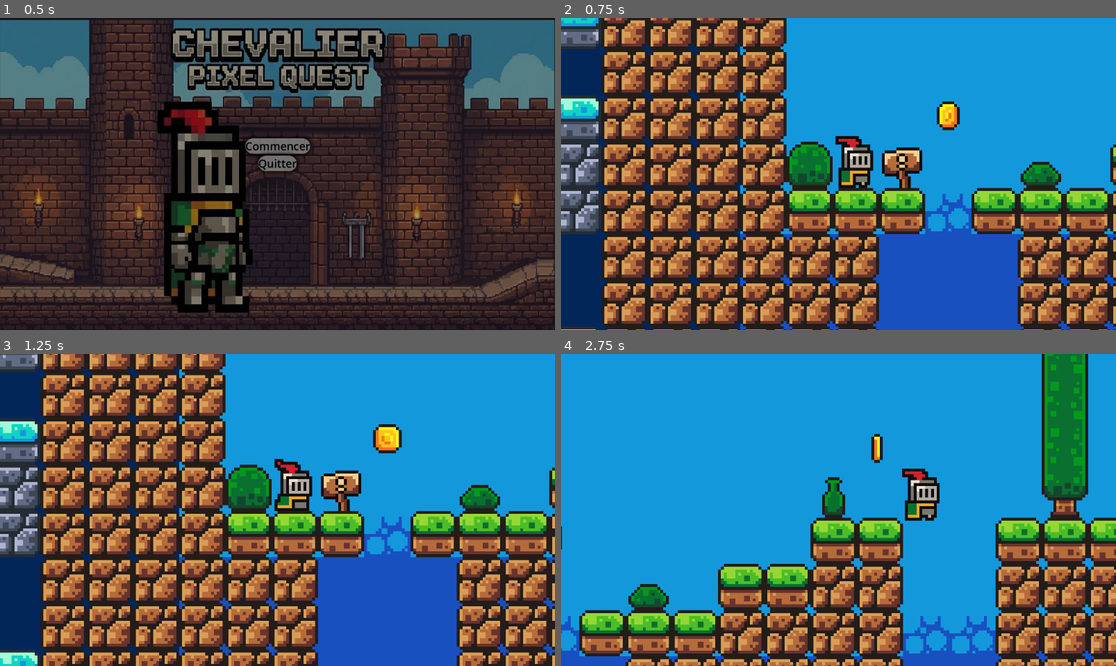
Above: before the commit, frames 1-4 (two rows, left to right).
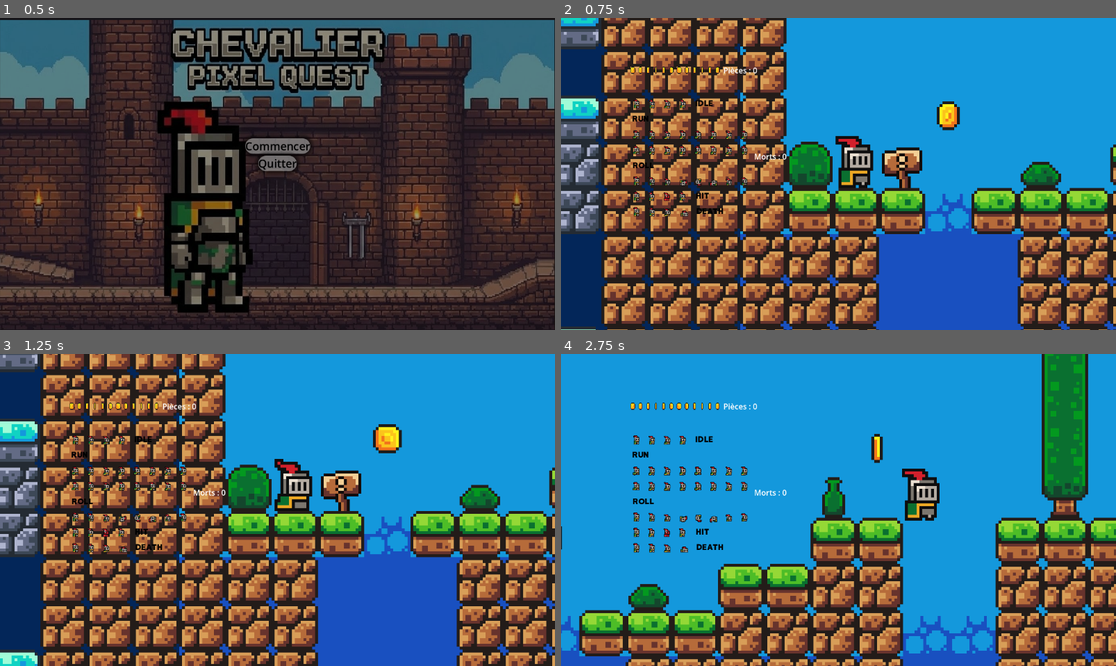
Above: after the commit, the same moments.

Repository: ElChavo00/Plante-Salmreon_Alexandre_TP_2
Game: Godot game, scene res://scenes/menu.tscn
Same seed, same stepped clock (60 frames per second), same inputs: the game is played once before the commit and once after it. Sound files missing from this copy of the repository are replaced by a short silence.
Inputs:
- Up to frame 1 (0.5 s): no input
- Up to frame 2 (0.75 s): click "Commencer" at 0.5 s
- Up to frame 3 (1.25 s): no input
- Up to frame 4 (2.75 s): tap Enter (ui_accept) at 1.25, 1.35, 1.52, 1.82, 2.1, 2.27, 2.57 s; hold Right (ui_right) from 1.28 s (still down)

Frame 1 is identical in both runs. In frame 2, 1.4% of the frame differs, in the area x 12-41%, y 15-64%; in frame 3, 1.3%; in frame 4, 1.6%.
Error before the commit: Parse Error: Identifier "GameManager" not declared in the current scope. (res://scenes/killzone.gd:8)

Commit message:
Refactor game mechanics and HUD updates for score and death tracking

Diff:
--- a/pause.gd
+++ b/pause.gd
@@ -6,16 +6,16 @@
 var gravity = ProjectSettings.get_setting("physics/2d/default_gravity")
 
 @onready var animated_sprite_2d: AnimatedSprite2D = $AnimatedSprite2D
-@onready var jump_sound = $JumpSound  # <--- AJOUT : On récupère le nœud de son
+@onready var jump_sound = $JumpSound
 
 func _physics_process(delta):
 	if not is_on_floor():
 		velocity.y += gravity * delta
 
-	# C'est ici que le saut se déclenche
+
 	if Input.is_action_just_pressed("ui_accept") and is_on_floor():
 		velocity.y = JUMP_VELOCITY
-		jump_sound.play()  # <--- AJOUT : On joue le son !
+		jump_sound.play()
 
 	var direction = Input.get_axis("ui_left", "ui_right")
 
--- a/project.godot
+++ b/project.godot
@@ -18,6 +18,7 @@
 [autoload]
 
 Musique="*res://scenes/musique.tscn"
+GameManager="*res://scripts/game_manager.gd"
 
 [global_group]
 
--- a/scenes/hud.gd
+++ b/scenes/hud.gd
@@ -1,11 +1,24 @@
 extends CanvasLayer
 
-# On récupère les Labels qui sont dans les sous-scènes score et score2
-# Vérifie bien que le chemin correspond à ton arbre de scène !
-@onready var score_label = $Control/VBoxContainer/score/Label
-@onready var morts_label = $Control/VBoxContainer/score2/Label
 
-func _process(delta):
-	# À chaque image, on met à jour le texte avec les valeurs globales
-	score_label.text = str(GameManager.score)
-	morts_label.text = str(GameManager.morts)
+@onready var score_label: Label = $Control/VBoxContainer/HBoxContainer/ScoreLabel
+@onready var death_label: Label = $Control/VBoxContainer/HBoxContainer2/DeathLabel
+
+
+
+func _ready():
+
+	update_score_text(GameManager.score)
+	update_death_text(GameManager.deaths)
+
+
+	GameManager.score_updated.connect(update_score_text)
+	GameManager.deaths_updated.connect(update_death_text)
+
+
+func update_score_text(new_value):
+	score_label.text = "Pièces : " + str(new_value)
+
+
+func update_death_text(new_value):
+	death_label.text = "Morts : " + str(new_value)
--- a/scenes/hud.tscn
+++ b/scenes/hud.tscn
@@ -1,8 +1,8 @@
 [gd_scene load_steps=4 format=3 uid="uid://1na2rb1uqk2l"]
 
 [ext_resource type="Script" uid="uid://dm3aiw2mbbwui" path="res://scenes/hud.gd" id="1_5ysmq"]
-[ext_resource type="PackedScene" uid="uid://cku21n7alnqrn" path="res://scenes/score.tscn" id="1_oo0fn"]
-[ext_resource type="PackedScene" uid="uid://ckpih6sdr733s" path="res://scenes/vie.tscn" id="2_5ysmq"]
+[ext_resource type="Texture2D" uid="uid://dt3krt8vw8si5" path="res://assets/sprites/coin.png" id="2_5ysmq"]
+[ext_resource type="Texture2D" uid="uid://dacopagm7ecs8" path="res://assets/sprites/knight.png" id="3_6fi6k"]
 
 [node name="HUD" type="CanvasLayer"]
 script = ExtResource("1_5ysmq")
@@ -17,6 +17,8 @@
 offset_top = 49.048
 offset_right = 140.792
 offset_bottom = 104.528
+grow_horizontal = 2
+grow_vertical = 2
 
 [node name="VBoxContainer" type="VBoxContainer" parent="Control"]
 layout_mode = 0
@@ -24,8 +26,22 @@
 offset_bottom = 40.0
 theme_override_constants/separation = 40
 
-[node name="score" parent="Control/VBoxContainer" instance=ExtResource("1_oo0fn")]
+[node name="HBoxContainer" type="HBoxContainer" parent="Control/VBoxContainer"]
 layout_mode = 2
 
-[node name="score2" parent="Control/VBoxContainer" instance=ExtResource("2_5ysmq")]
+[node name="TextureRect" type="TextureRect" parent="Control/VBoxContainer/HBoxContainer"]
 layout_mode = 2
+texture = ExtResource("2_5ysmq")
+
+[node name="ScoreLabel" type="Label" parent="Control/VBoxContainer/HBoxContainer"]
+layout_mode = 2
+
+[node name="HBoxContainer2" type="HBoxContainer" parent="Control/VBoxContainer"]
+layout_mode = 2
+
+[node name="TextureRect" type="TextureRect" parent="Control/VBoxContainer/HBoxContainer2"]
+layout_mode = 2
+texture = ExtResource("3_6fi6k")
+
+[node name="DeathLabel" type="Label" parent="Control/VBoxContainer/HBoxContainer2"]
+layout_mode = 2
--- a/scenes/killzone.gd
+++ b/scenes/killzone.gd
@@ -1,12 +1,7 @@
 extends Area2D
 
-@onready var timer: Timer = $Timer
 
 func _on_body_entered(body: Node2D):
-	# On vérifie que c'est le joueur
-	if body.name == "Player" or body is CharacterBody2D:
-		GameManager.add_death() # <--- AJOUT : On compte la mort
-		print("Morts : ", GameManager.morts) # Pour vérifier dans la console
-
-		# Ici tu peux ajouter un petit délai si tu veux, ou recharger tout de suite
-		get_tree().reload_current_scene()
+	print("Le joueur est tombé !")
+	GameManager.add_death()
+	get_tree().reload_current_scene()
--- a/scenes/menu.gd
+++ b/scenes/menu.gd
@@ -1,12 +1,12 @@
 extends Control
 
 
-# Called when the node enters the scene tree for the first time.
+
 func _ready() -> void:
-	pass # Replace with function body.
+	pass
 
 
-# Called every frame. 'delta' is the elapsed time since the previous frame.
+
 func _process(delta: float) -> void:
 	pass
 
--- a/scenes/node_2d.tscn
+++ b/scenes/node_2d.tscn
@@ -258,4 +258,3 @@
 position = Vector2(42, 86)
 
 [node name="HUD" parent="." instance=ExtResource("7_fws66")]
-visible = false
--- a/scripts/coin.gd
+++ b/scripts/coin.gd
@@ -2,13 +2,22 @@
 
 @onready var coin_sound = $CoinSound
 
-func _on_body_entered(body: Node2D) -> void:
-	if body.name == "Player" or body is CharacterBody2D:
-		GameManager.add_score() # <--- AJOUT : On ajoute 1 au score
+func _on_body_entered(body: Node2D):
 
-		# (Ton code de son existant...)
+	if body is CharacterBody2D:
+		GameManager.add_score()
+
+
 		coin_sound.play()
+
+
 		visible = false
+
+
 		call_deferred("set_monitoring", false)
+
+
 		await coin_sound.finished
+
+
 		queue_free()
--- a/scripts/game_manager.gd
+++ b/scripts/game_manager.gd
@@ -1,10 +1,17 @@
 extends Node
 
+
+signal score_updated(new_score)
+signal deaths_updated(new_deaths)
+
 var score = 0
-var morts = 0
+var deaths = 0
 
 func add_score():
 	score += 1
 
+	score_updated.emit(score)
+
 func add_death():
-	morts += 1
+	deaths += 1
+	deaths_updated.emit(deaths)
--- a/scripts/player.gd
+++ b/scripts/player.gd
@@ -2,39 +2,49 @@
 
 const SPEED = 130.0
 const JUMP_VELOCITY = -300.0
+# La limite à partir de laquelle on considère que le joueur est tombé dans le vide
+const FALL_LIMIT = 2000
 
-# Récupère la gravité définie dans les paramètres du projet
 var gravity = ProjectSettings.get_setting("physics/2d/default_gravity")
 
-# On récupère les composants (le sprite et le son)
 @onready var animated_sprite_2d: AnimatedSprite2D = $AnimatedSprite2D
-@onready var jump_sound = $JumpSound  # <--- C'est ici qu'on lie le nœud de son
+@onready var jump_sound = $JumpSound
 
 func _physics_process(delta):
-	# Applique la gravité si on n'est pas au sol
+
 	if not is_on_floor():
 		velocity.y += gravity * delta
 
-	# Gestion du saut
+
+	if global_position.y > FALL_LIMIT:
+		die()
+
+
 	if Input.is_action_just_pressed("ui_accept") and is_on_floor():
 		velocity.y = JUMP_VELOCITY
-		jump_sound.play() # <--- On joue le son ici !
-		print("Saut déclenché !") # Petit message de vérification dans la console
+		jump_sound.play()
+		print("Saut déclenché !")
 
-	# Récupère la direction (gauche/droite)
 	var direction = Input.get_axis("ui_left", "ui_right")
 
-	# Gère l'orientation du sprite (regarde à gauche ou à droite)
 	if direction > 0:
 		animated_sprite_2d.flip_h = false
 	elif direction < 0:
 		animated_sprite_2d.flip_h = true
 
-	# Applique le mouvement horizontal
 	if direction:
 		velocity.x = direction * SPEED
 	else:
 		velocity.x = move_toward(velocity.x, 0, SPEED)
 
-	# Déplace le personnage en gérant les collisions
 	move_and_slide()
+
+
+func die():
+	print("Le joueur est mort !")
+
+
+	GameManager.add_death()
+
+
+	get_tree().reload_current_scene()
--- a/scripts/portal_to_z2.gd
+++ b/scripts/portal_to_z2.gd
@@ -3,16 +3,15 @@
 @onready var teleport_sound = $TeleportSound
 
 func _on_body_entered(body: Node2D):
-	# Sécurité : on vérifie que c'est bien le joueur (pour éviter qu'un monstre ne déclenche le niveau suivant)
+
 	if body.name == "Player" or body is CharacterBody2D:
 
-		# 1. On joue le son de téléportation
+
 		teleport_sound.play()
 
-		# 2. On attend que le son finisse
+
 		await teleport_sound.finished
 
-		# 3. Ensuite, on change de scène
 		call_deferred("_change_scene")
 
 func _change_scene():
